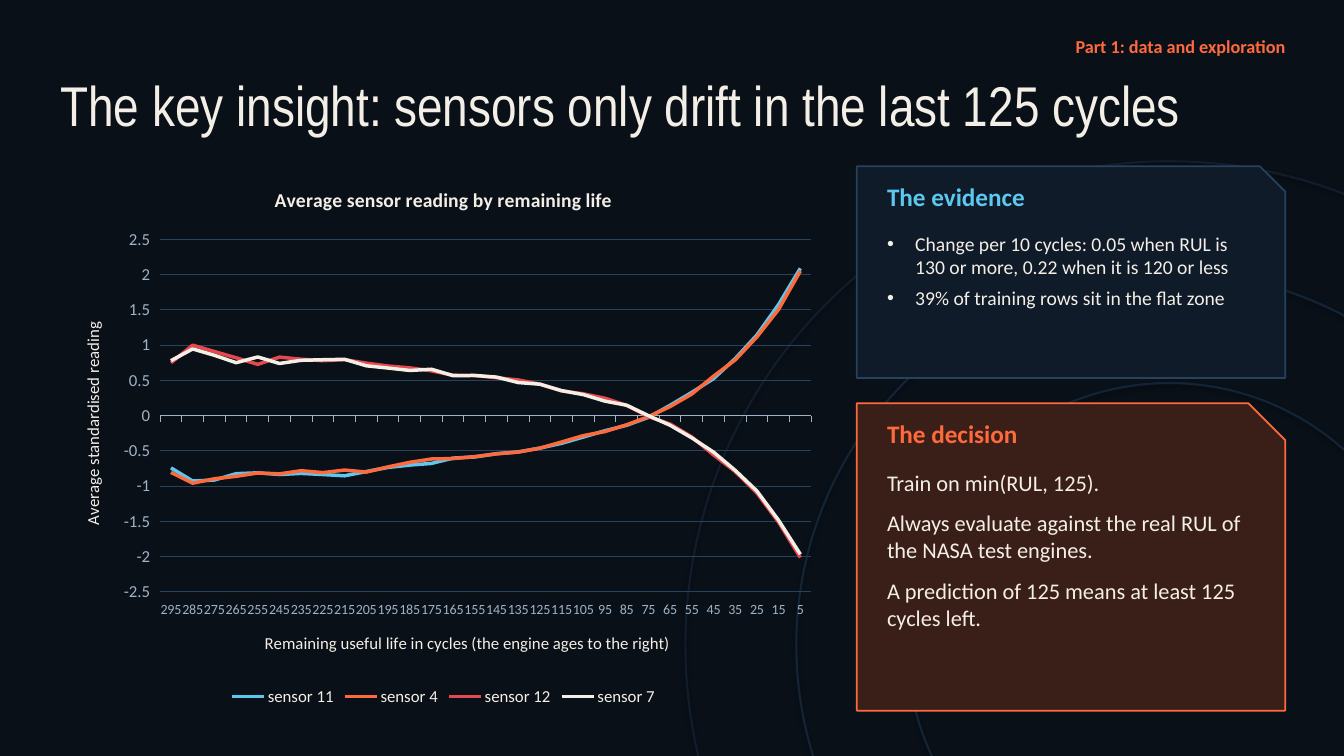
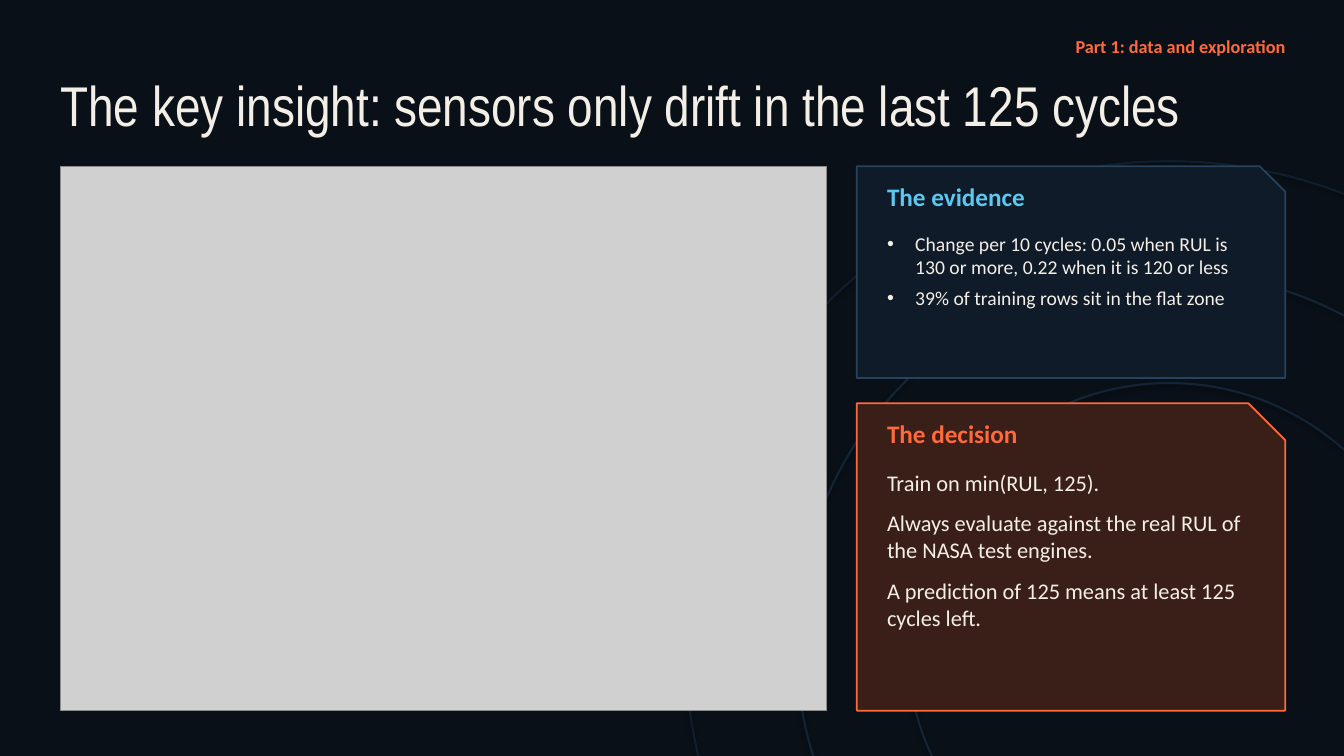
Before and after one commit to Shog7777/engine-rul-project, a slide deck: slide 4 of Presentation/Engine-RUL-Presentation.pptx. Drawn at 1344x756 pixels with LibreOffice and Linux fonts; fonts in the diff are those of the drawing; grey boxes stand for pictures. Boxes give left, top, right and bottom in pixels: in the first picture for what was removed or moved away, otherwise in the second. Text is boxed around its words. In the diff, an @@ line names an element or a change of style, - is before the commit and + after.

Commit message:
Presentation: charts drawn as dark images so they look the same in PowerPoint and Canva

```diff
--- a/Presentation/Engine-RUL-Presentation.pptx
+++ b/Presentation/Engine-RUL-Presentation.pptx
@@ line chart removed at bbox=[60, 166, 827, 711] @@
-title "Average sensor reading by remaining life"
-categories: 295, 285, 275, 265, 255, 245, 235, 225, 215, 205, 195, 185, 175, 165, 155, 145, 135, 125, 115, 105, 95, 85, 75, 65, 55, 45, 35, 25, 15, 5
-sensor 11: -0.7, -0.9, -0.9, -0.8, -0.8, -0.8, -0.8, -0.8, -0.9, -0.8, -0.7, -0.7, -0.7, -0.6, -0.6, -0.5, -0.5, -0.5, -0.4, -0.3, -0.2, -0.1, 0, 0.1, 0.3, 0.5, 0.8, 1.1, 1.6, 2.1
-sensor 4: -0.8, -1, -0.9, -0.9, -0.8, -0.8, -0.8, -0.8, -0.8, -0.8, -0.7, -0.7, -0.6, -0.6, -0.6, -0.5, -0.5, -0.5, -0.4, -0.3, -0.2, -0.1, 0, 0.1, 0.3, 0.6, 0.8, 1.1, 1.5, 2.1
-sensor 12: 0.8, 1, 0.9, 0.8, 0.7, 0.8, 0.8, 0.8, 0.8, 0.7, 0.7, 0.7, 0.6, 0.6, 0.6, 0.5, 0.5, 0.4, 0.3, 0.3, 0.2, 0.1, 0, -0.1, -0.3, -0.6, -0.8, -1.1, -1.5, -2
-sensor 7: 0.8, 0.9, 0.9, 0.8, 0.8, 0.7, 0.8, 0.8, 0.8, 0.7, 0.7, 0.6, 0.7, 0.6, 0.6, 0.5, 0.5, 0.4, 0.4, 0.3, 0.2, 0.1, 0, -0.1, -0.3, -0.5, -0.8, -1.1, -1.5, -2
@@ picture added at bbox=[60, 166, 827, 711] @@
```
Also in this commit, not shown: 2 other slides changed.
